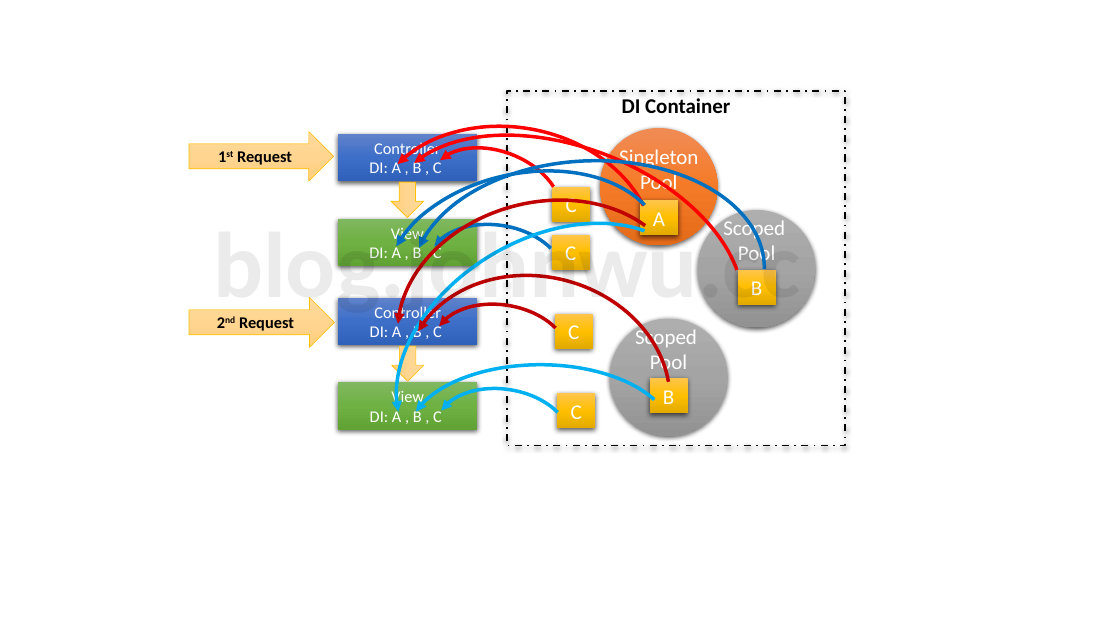
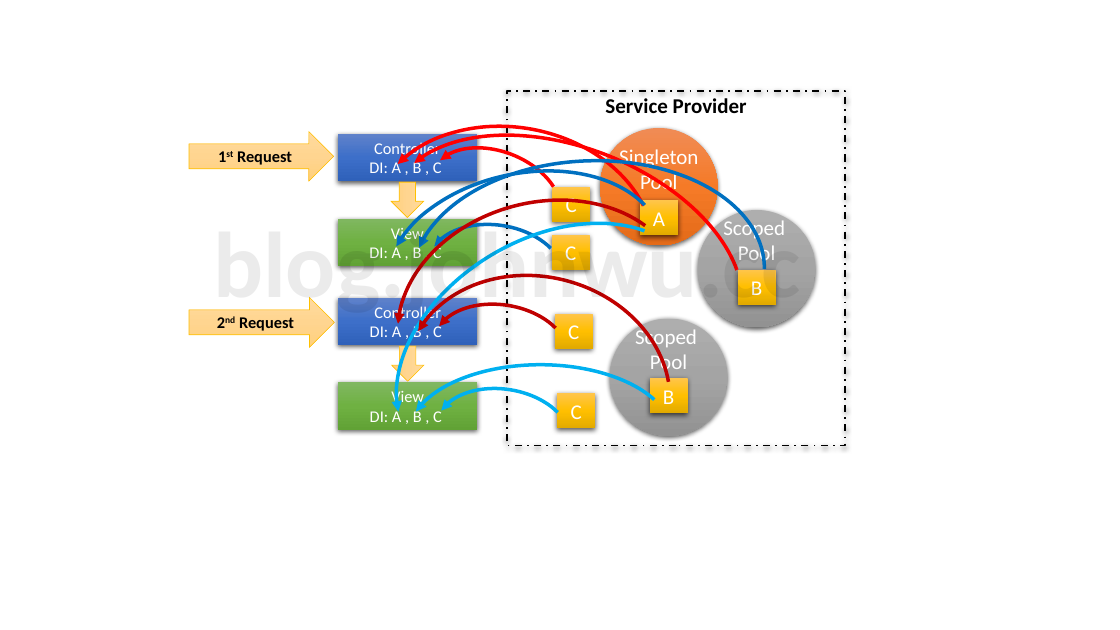
Before and after one commit to johnwu1114/blog-johnwu-cc, a slide deck: slide 16 of source/_assets/ironman.pptx. Drawn at 1120x630 pixels with LibreOffice and Linux fonts; fonts in the diff are those of the drawing. Boxes give left, top, right and bottom in pixels: in the first picture for what was removed or moved away, otherwise in the second. Text is boxed around its words. In the diff, an @@ line names an element or a change of style, - is before the commit and + after.

```diff
--- a/source/_assets/ironman.pptx
+++ b/source/_assets/ironman.pptx
@@ text at (605, 98, 747, 113): text changed @@
-DI Container
+Service Provider
```
Also in this commit, not shown: 1 other slide changed, 5 other files.
